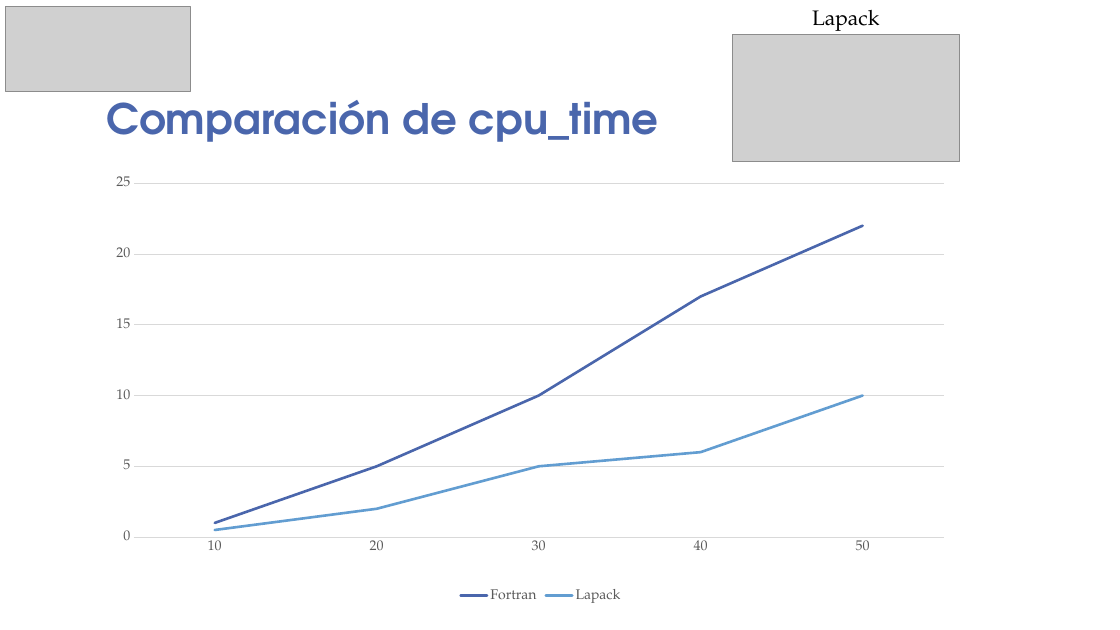
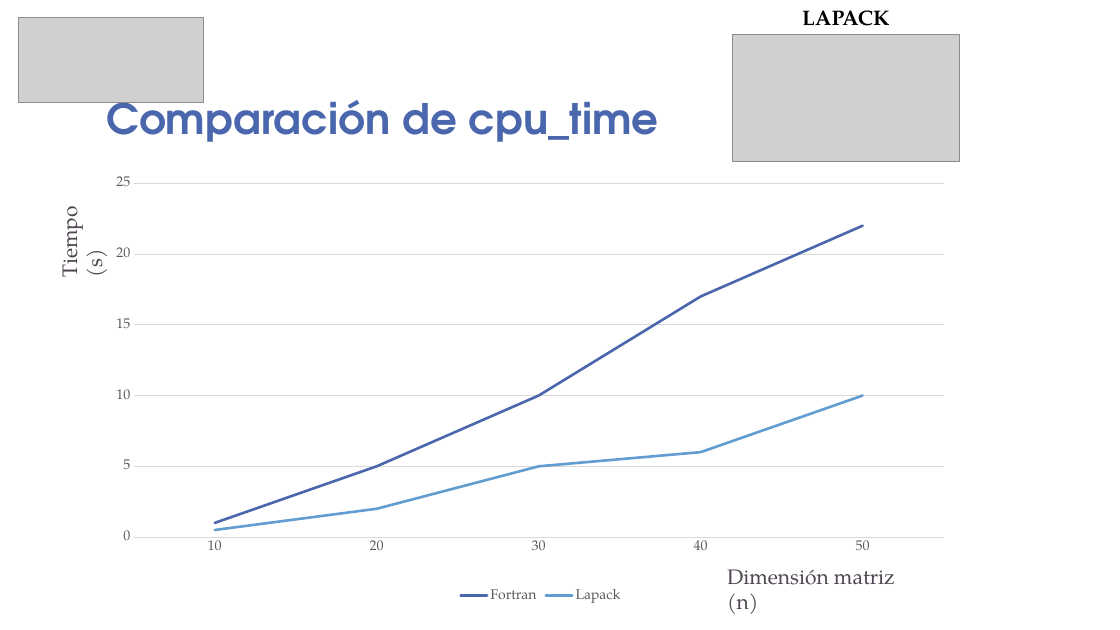
Before and after one commit to guaguaUPM/UPM, a slide deck: slide 9 of lu-lapack.pptx. Drawn at 1120x630 pixels with LibreOffice and Linux fonts; fonts in the diff are those of the drawing; grey boxes stand for pictures; background and template pictures are left out. Boxes give left, top, right and bottom in pixels: in the first picture for what was removed or moved away, otherwise in the second. Text is boxed around its words. In the diff, an @@ line names an element or a change of style, - is before the commit and + after.

```diff
--- a/lu-lapack.pptx
+++ b/lu-lapack.pptx
@@ picture: place and size @@
-picture at [5, 7, 191, 92]
+picture at [18, 18, 204, 103]
@@ text at [802, 10, 889, 26]: text changed; bold on @@
-Lapack
+LAPACK
@@ text added at [52, 213, 111, 275], 18 pt, text #504652 @@
+Tiempo (s)
@@ text added at [727, 569, 895, 614], 18 pt, text #504652 @@
+Dimensión matriz (n)
```
Also in this commit, not shown: 7 other slides changed, 2 other files.
